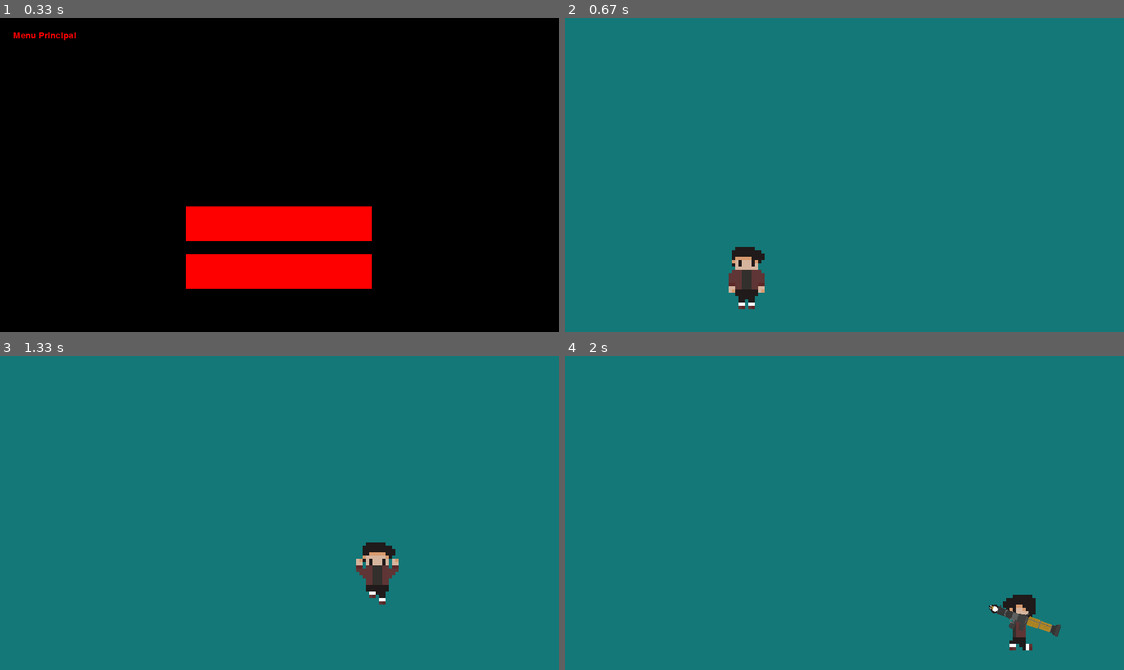
Above: before the commit, frames 1-4 (two rows, left to right).
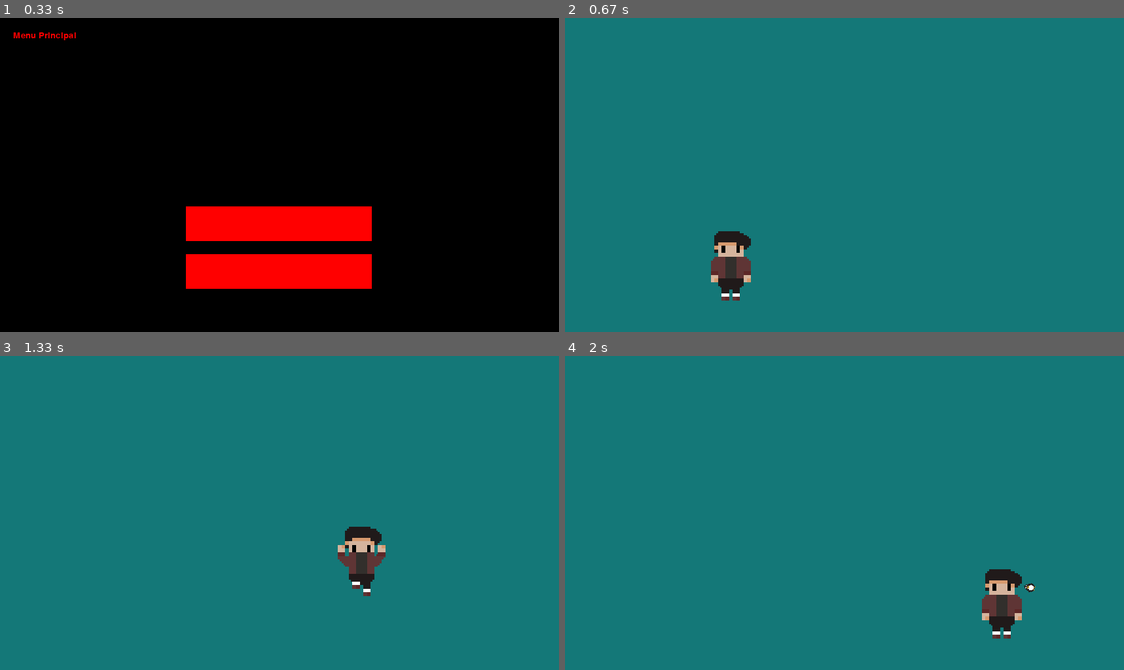
Above: after the commit, the same moments.

Repository: VinicciusSantos/Estudos-Pygame
Game: pygame game, started from main.py
Same seed, same stepped clock (60 frames per second), same inputs: the game is played once before the commit and once after it.
Inputs (mouse positions are in pixels of both pictures, inside the frame that each line leads up to):
- Up to frame 1 (0.33 s): no input
- Up to frame 2 (0.67 s): press the mouse at (844, 222) at 0.37 s; move the mouse to (872, 234) at 0.47 s; release the mouse at (900, 244) at 0.6 s
- Up to frame 3 (1.33 s): tap W at 0.67 s; hold Right from 1 s (still down)
- Up to frame 4 (2 s): release Right at 1.47 s; right-click (643, 503) at 1.55 s; press the mouse at (643, 503) at 1.87 s; move the mouse to (749, 525) at 1.97 s

Frame 1 is identical in both runs. In frame 2, 1.7% of the frame differs, in the area x 26-36%, y 67-93%; in frame 3, 1.6%; in frame 4, 1.8%, in the area x 74-89%, y 67-94%.

Commit message:
Add files via upload
Iniciando os trabalhos com as munições das armas (penguin TUX)

Diff:
--- a/Player.py
+++ b/Player.py
@@ -18,12 +18,11 @@
         self.sprites = []
 
         # Identificando as sprites na imagem
-        linhas, colunas, cont = 5, 4, 0
+        linhas, colunas = 5, 4
         try:
             for c in range(colunas+1):
                 for i in range(linhas-1):
-                    cont += 1
-                    img = sprite_sheet.subsurface((i * 32, c * 32), (32, 32))
+                    img = sprite_sheet.subsurface((i * 42, c * 42), (42, 42))
                     self.sprites.append(img)
         except ValueError:
             print(c, i)
@@ -33,9 +32,7 @@
         self.sequencia_correr_e = [11, 9, 10, 10, 9, 11, 12, 13, 13, 12, 11]
         self.sequencia_respirar = [0, 0, 0, 0, 0, 0, 1, 2, 3]
         self.correr_anim_indx = self.resp_indx = 0
-
         self.image = self.sprites[self.atual]
-        self.image = pygame.transform.scale(self.image, (32 * 5, 32 * 5))
 
         # Definindo a posição inicial do personagem
         self.rect = self.image.get_rect()
@@ -104,7 +101,7 @@
         # Configurando a mira
         if self.mira:
             mouse_x = pygame.mouse.get_pos()[0]
-            if mouse_x > self.rect.centerx:
+            if mouse_x > self.rect.center[0]+40:
                 self.atual = 16
             else:
                 self.atual = 17
@@ -120,5 +117,4 @@
 
 
         self.image = self.sprites[int(self.atual)]
-        self.image = pygame.transform.scale(self.image, (32 * 5, 32 * 5))
-        self.tiro = False
+        self.image = pygame.transform.scale(self.image, (42 * 2.8, 42 * 2.8))
--- a/armas.py
+++ b/armas.py
@@ -7,19 +7,45 @@
 config_f = open("./config.json")
 config = json.load(config_f)
 
+sprite_sheet = pygame.image.load("assets/sprites/pixel_art_arma.png")
+
 pygame.init()
 
 # Configurações para a bazuca de tux
 class Bazuca(pygame.sprite.Sprite):
     def __init__(self):
         pygame.sprite.Sprite.__init__(self)
-        bazuca_direita = pygame.image.load("assets/sprites/pixel_art_arma.png")
+        self.sprites = list()
+        linhas, colunas = 2, 1
+        try:
+            for c in range(colunas+1):
+                for i in range(linhas-1):
+                    img = sprite_sheet.subsurface((i * 128, c * 40), (128, 40))
+                    self.sprites.append(img)
+        except ValueError:
+            print(c, i)
+
         self.atual = 0
-        self.image = bazuca_direita
+        self.image = self.sprites[self.atual]
         self.rect = self.image.get_rect()
 
     def update(self):
         if personagem.atual == 17:
-            self.atual=0
+            self.atual= 0
         else:
             self.image = pygame.transform.flip(self.image, False, True)
+
+
+bazuca = Bazuca()
+
+
+# Criando as munições (TUX):
+class Bullet(pygame.sprite.Sprite):
+    def __init__(self, pos_x, pos_y, angle):
+        pygame.sprite.Sprite.__init__(self)
+        self.image = pygame.image.load("assets/sprites/tux_bullet.png")
+        self.rect = self.image.get_rect(center = (pos_x, pos_y))
+        self.image = pygame.transform.rotate(self.image, angle)
+
+    def update(self):
+        self.rect.x += 20
--- a/main.py
+++ b/main.py
@@ -4,7 +4,7 @@
 from sys import exit
 
 from Player import Personagem
-from armas import Bazuca
+from armas import Bazuca, Bullet
 
 
 # Abrir arquivp com as configs
@@ -35,15 +35,9 @@
     text_rect.topleft = (x, y)
     tela.blit(text_obj, text_rect)
 
-
-# Função que pega a coordenada do personagem para desenhar a arma:
-def atualizar_pos(player_x, player_y):
-    posicao_arma = [player_x + 20, player_y + 55]
-    return posicao_arma
-
-
 # Organizando as sprites
 todas_as_sprites = pygame.sprite.Group()
+bullet_group = pygame.sprite.Group()
 personagem = Personagem()
 bazuca = Bazuca()
 todas_as_sprites.add(personagem)
@@ -95,10 +89,13 @@
                 exit()
 
             if event.type == MOUSEBUTTONDOWN:
-                personagem.mirar(True)
-
+                if event.button == 3:
+                    personagem.mirar(True)
+                if event.button == 1:
+                    bullet_group.add(create_bullet())
             if event.type == MOUSEBUTTONUP:
-                personagem.mirar(False)
+                if event.button == 3:
+                    personagem.mirar(False)
 
             # Se Apertar ESC:
             if event.type == KEYDOWN and event.key == K_ESCAPE:
@@ -127,7 +124,7 @@
 
         if personagem.mira:
             # Rotação da Arma:
-            gunpos = (personagem.rect.x+85, personagem.rect.y+85)
+            gunpos = (personagem.rect.x+60, personagem.rect.y+68)
             position = pygame.mouse.get_pos()
             angle = -math.atan2(position[1] - (gunpos[1]), position[0] - (gunpos[0]))*57.29
             gunrot = pygame.transform.rotate(bazuca.image, angle)
@@ -136,9 +133,15 @@
             gunpos1 = (gunpos[0]-gunrot.get_rect().width/2, gunpos[1]-gunrot.get_rect().height/2)
             if personagem.atual == 17:
                 gunrot = pygame.transform.flip(gunrot, False, True)
+
+            # Criando a bala:
+            def create_bullet():
+                return Bullet(gunpos1[0], gunpos1[1], angle)
+
             tela.blit(gunrot, gunpos1)
 
-
+        bullet_group.draw(tela)
+        bullet_group.update()
         pygame.display.update()
         tempo.tick(40)
 
Binary file changed: assets/sprites/Personagem.png
Binary file changed: assets/sprites/pixel_art_arma.png
Binary file added: assets/sprites/tux_bullet.png
Not shown, added: assets/Personagem.piskel
Not shown, added: assets/Zumbi.piskel
Not shown, added: assets/arma.piskel
